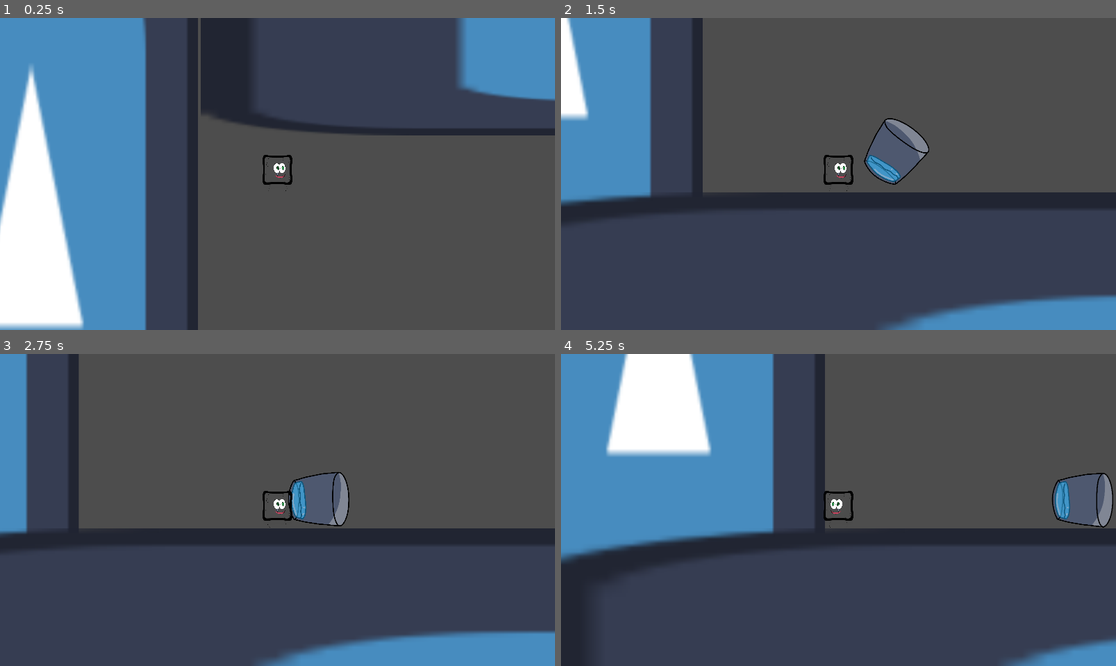
Above: before the commit, frames 1-4 (two rows, left to right).
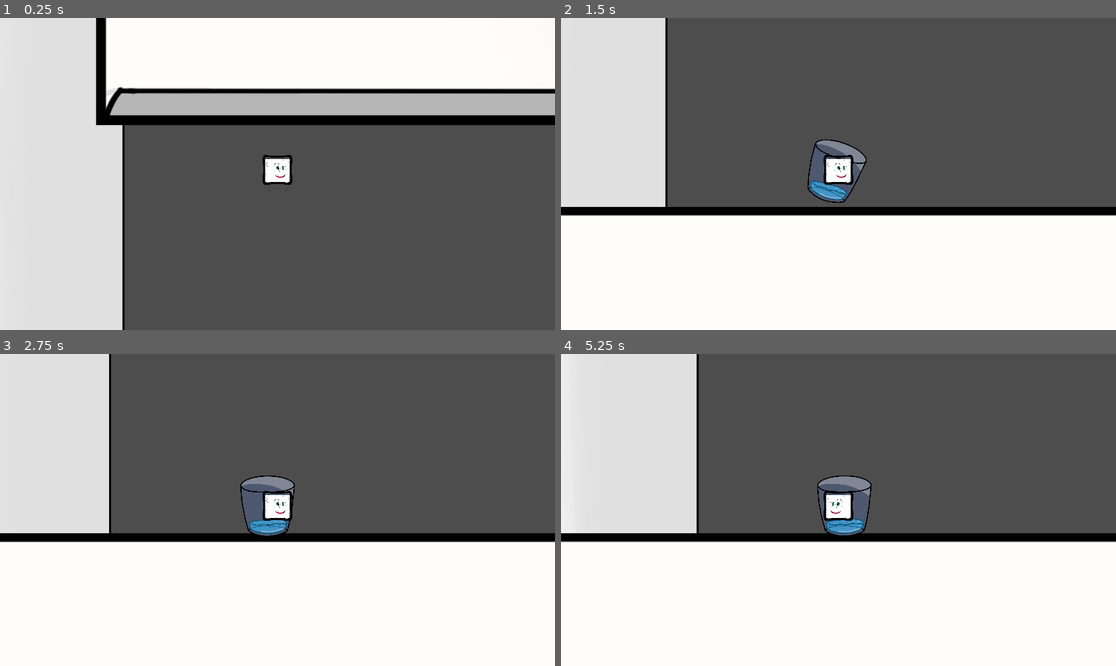
Above: after the commit, the same moments.

Repository: jacob-w-bonner/GGJ-2026
Game: Godot game, scene res://Scenes/Level 1 Rough.tscn
Same seed, same stepped clock (60 frames per second), same inputs: the game is played once before the commit and once after it. The engine's default icon, where the game draws it, is replaced by a stand-in: a white triangle on a blue panel in a dark square.
Inputs:
- Up to frame 1 (0.25 s): no input
- Up to frame 2 (1.5 s): tap Enter at 0.5 s; hold D (move_right) 0.53-1.28 s; hold J (absorb) 0.53-1.28 s; tap Space at 0.77 s; hold S (move_down) from 1.28 s (still down); tap J (absorb) at 1.35 s
- Up to frame 3 (2.75 s): tap Space at 1.52 s; release S (move_down) at 2.03 s; hold D (move_right) from 2.03 s (still down); hold K (equalize) from 2.03 s (still down); tap J (absorb) at 2.3 s
- Up to frame 4 (5.25 s): release D (move_right) at 2.78 s; release K (equalize) at 2.78 s; hold W (move_up) 2.78-3.53 s; tap L (splat) at 2.85 s; tap Space at 3.02, 3.77, 4.52 s; tap J (absorb) at 3.05, 4.35 s; hold J (absorb) 3.53-4.28 s; hold A (move_left) 3.53-5.03 s; hold S (move_down) from 5.03 s (still down); hold K (equalize) from 5.03 s (still down)

The runs differ from the first frame. In frame 1, 54% of the frame differs, in the area x 0-100%, y 0-100%; in frame 2, 59%; in frame 3, 58%; in frame 4, 69%.

Commit message:
Level 1 and 2 walls and floors changed

Diff:
--- a/ggj-2026/Scenes/Level 1 Rough.tscn
+++ b/ggj-2026/Scenes/Level 1 Rough.tscn
@@ -1,17 +1,18 @@
 [gd_scene format=3 uid="uid://cjb3sm2btdv6v"]
 
-[ext_resource type="PackedScene" uid="uid://bbos4y4dwl6dq" path="res://Scenes/player.tscn" id="1_7a54r"]
-[ext_resource type="Texture2D" uid="uid://bycdlvhpt3vg" path="res://icon.svg" id="3_htomu"]
+[ext_resource type="PackedScene" uid="uid://bbos4y4dwl6dq" path="res://Scenes/player.tscn" id="1_jxi4p"]
 [ext_resource type="PackedScene" uid="uid://dlb1vl8xplpsi" path="res://Scenes/Stool.tscn" id="4_4he20"]
 [ext_resource type="PackedScene" uid="uid://dbohlvldq1gmi" path="res://Scenes/absorbable_colour_red.tscn" id="4_htomu"]
-[ext_resource type="PackedScene" uid="uid://dqwdji1dib54q" path="res://Scenes/absorbable_colour_green.tscn" id="5_4he20"]
+[ext_resource type="PackedScene" uid="uid://c10s8ssfdf2kn" path="res://Scenes/absorbable_colour_green.tscn" id="5_4he20"]
 [ext_resource type="Script" uid="uid://da8mcsv5ayli0" path="res://Scenes/player_camera.gd" id="5_aksks"]
-[ext_resource type="PackedScene" uid="uid://ca3erfbuk0kh3" path="res://Scenes/absorbable_colour_white.tscn" id="5_hirra"]
+[ext_resource type="PackedScene" uid="uid://dwqtrhxe5oiob" path="res://Scenes/absorbable_colour_white.tscn" id="5_hirra"]
+[ext_resource type="Texture2D" uid="uid://bd3hai0llnuyq" path="res://Assets/Environment/Wall.png" id="7_bobo7"]
+[ext_resource type="Texture2D" uid="uid://dt8hb6wr6h4l2" path="res://Assets/Floor.png" id="7_jxi4p"]
 [ext_resource type="Texture2D" uid="uid://h7qsl2nskq04" path="res://Assets/Bucket.png" id="8_7a54r"]
 [ext_resource type="PackedScene" uid="uid://duh7wknhj5uc4" path="res://Scenes/level_exit_door.tscn" id="8_hirra"]
 
 [sub_resource type="RectangleShape2D" id="RectangleShape2D_r3mym"]
-size = Vector2(128, 128)
+size = Vector2(128, 128.1)
 
 [sub_resource type="RectangleShape2D" id="RectangleShape2D_rxhil"]
 size = Vector2(11, 128)
@@ -21,7 +22,8 @@
 
 [node name="Level 1" type="Node2D" unique_id=1129709678]
 
-[node name="Player" parent="." unique_id=522882859 instance=ExtResource("1_7a54r")]
+[node name="Player" parent="." unique_id=522882859 instance=ExtResource("1_jxi4p")]
+position = Vector2(181, 48.999996)
 
 [node name="PlayerCamera" type="Camera2D" parent="." unique_id=655621015 node_paths=PackedStringArray("player")]
 position = Vector2(573, 318)
@@ -81,7 +83,9 @@
 scale = Vector2(6, 20)
 
 [node name="Sprite2D" type="Sprite2D" parent="Bounds/LeftWall" unique_id=533191513]
-texture = ExtResource("3_htomu")
+position = Vector2(0.83332586, -22.324999)
+scale = Vector2(0.06363933, 0.112618096)
+texture = ExtResource("7_bobo7")
 
 [node name="CollisionShape2D" type="CollisionShape2D" parent="Bounds/LeftWall" unique_id=1074665853]
 shape = SubResource("RectangleShape2D_r3mym")
@@ -91,19 +95,25 @@
 scale = Vector2(60, 10)
 
 [node name="Sprite2D" type="Sprite2D" parent="Bounds/Floor" unique_id=915870049]
-texture = ExtResource("3_htomu")
+position = Vector2(0.125, 0.49999654)
+scale = Vector2(0.06265462, 0.17489874)
+texture = ExtResource("7_jxi4p")
 
 [node name="CollisionShape2D" type="CollisionShape2D" parent="Bounds/Floor" unique_id=1377600318]
+position = Vector2(0, -0.05000305)
 shape = SubResource("RectangleShape2D_r3mym")
 
 [node name="Ceiling" type="StaticBody2D" parent="Bounds" unique_id=1351640373]
-position = Vector2(1743, -261)
-scale = Vector2(30, 4)
+position = Vector2(1727.0001, -608)
+scale = Vector2(30, 10)
 
 [node name="Sprite2D" type="Sprite2D" parent="Bounds/Ceiling" unique_id=431356315]
-texture = ExtResource("3_htomu")
+position = Vector2(-0.5333309, -6.375007)
+scale = Vector2(0.06341147, 0.17780027)
+texture = ExtResource("7_bobo7")
 
 [node name="CollisionShape2D" type="CollisionShape2D" parent="Bounds/Ceiling" unique_id=1255616068]
+position = Vector2(0.20000076, -7)
 shape = SubResource("RectangleShape2D_r3mym")
 
 [node name="HallwayWall" type="StaticBody2D" parent="Bounds" unique_id=1481582349]
@@ -111,8 +121,9 @@
 scale = Vector2(0.5, 1.75)
 
 [node name="Sprite2D" type="Sprite2D" parent="Bounds/HallwayWall" unique_id=359074412]
-scale = Vector2(0.5, 1.75)
-texture = ExtResource("3_htomu")
+position = Vector2(1.9999475, 0.2856846)
+scale = Vector2(0.033203118, 0.30460757)
+texture = ExtResource("7_bobo7")
 
 [node name="CollisionShape2D" type="CollisionShape2D" parent="Bounds/HallwayWall" unique_id=128163495]
 scale = Vector2(0.5, 1.75)
@@ -123,8 +134,9 @@
 scale = Vector2(0.5, 1.75)
 
 [node name="Sprite2D" type="Sprite2D" parent="Bounds/HallwayWall2" unique_id=1054512818]
-scale = Vector2(0.5, 1.75)
-texture = ExtResource("3_htomu")
+position = Vector2(-1.9999657, -0.57144165)
+scale = Vector2(0.03124997, 0.30846345)
+texture = ExtResource("7_bobo7")
 
 [node name="CollisionShape2D" type="CollisionShape2D" parent="Bounds/HallwayWall2" unique_id=1450615891]
 scale = Vector2(0.5, 1.75)
@@ -132,12 +144,14 @@
 
 [node name="Ramp" type="StaticBody2D" parent="Bounds" unique_id=1703469897]
 z_index = -1
-position = Vector2(5066.9995, 693.9997)
+position = Vector2(4970, 679.99994)
 rotation = -0.5235988
 scale = Vector2(12, 8)
 
 [node name="Sprite2D" type="Sprite2D" parent="Bounds/Ramp" unique_id=99621517]
-texture = ExtResource("3_htomu")
+position = Vector2(-18.767994, -13.276061)
+scale = Vector2(0.081671886, 0.13583283)
+texture = ExtResource("7_jxi4p")
 
 [node name="CollisionShape2D" type="CollisionShape2D" parent="Bounds/Ramp" unique_id=76412600]
 shape = SubResource("RectangleShape2D_r3mym")
@@ -147,7 +161,9 @@
 scale = Vector2(15, 8)
 
 [node name="Sprite2D" type="Sprite2D" parent="Bounds/Floor2" unique_id=348586998]
-texture = ExtResource("3_htomu")
+position = Vector2(-0.43333375, 2.187499)
+scale = Vector2(0.061946616, 0.17830633)
+texture = ExtResource("7_jxi4p")
 
 [node name="CollisionShape2D" type="CollisionShape2D" parent="Bounds/Floor2" unique_id=1849883090]
 shape = SubResource("RectangleShape2D_r3mym")
@@ -157,19 +173,11 @@
 scale = Vector2(6, 20)
 
 [node name="Sprite2D" type="Sprite2D" parent="Bounds/RightWall" unique_id=297126794]
-texture = ExtResource("3_htomu")
+position = Vector2(0.08333397, 12.949996)
+scale = Vector2(0.062581405, 0.13495275)
+texture = ExtResource("7_bobo7")
 
 [node name="CollisionShape2D" type="CollisionShape2D" parent="Bounds/RightWall" unique_id=251259528]
-shape = SubResource("RectangleShape2D_r3mym")
-
-[node name="Ceiling2" type="StaticBody2D" parent="Bounds" unique_id=829945070]
-position = Vector2(1767.0001, -780)
-scale = Vector2(30, 4)
-
-[node name="Sprite2D" type="Sprite2D" parent="Bounds/Ceiling2" unique_id=1054477668]
-texture = ExtResource("3_htomu")
-
-[node name="CollisionShape2D" type="CollisionShape2D" parent="Bounds/Ceiling2" unique_id=1053304309]
 shape = SubResource("RectangleShape2D_r3mym")
 
 [node name="Ceiling3" type="StaticBody2D" parent="Bounds" unique_id=346246371]
@@ -177,7 +185,9 @@
 scale = Vector2(30, 4)
 
 [node name="Sprite2D" type="Sprite2D" parent="Bounds/Ceiling3" unique_id=296771911]
-texture = ExtResource("3_htomu")
+position = Vector2(-0.23333502, 1.4999883)
+scale = Vector2(0.06266277, 0.17543864)
+texture = ExtResource("7_bobo7")
 
 [node name="CollisionShape2D" type="CollisionShape2D" parent="Bounds/Ceiling3" unique_id=1677530011]
 shape = SubResource("RectangleShape2D_r3mym")
@@ -268,4 +278,4 @@
 
 [node name="LevelExitDoor" parent="." unique_id=860006878 node_paths=PackedStringArray("player_root") instance=ExtResource("8_hirra")]
 position = Vector2(6190, -210)
-player_root = NodePath("../Player")
+player_root = NodePath("")
--- a/ggj-2026/Scenes/Level 2 Rough.tscn
+++ b/ggj-2026/Scenes/Level 2 Rough.tscn
@@ -1,16 +1,17 @@
 [gd_scene format=3 uid="uid://dk2boiuytgpo7"]
 
-[ext_resource type="PackedScene" uid="uid://bbos4y4dwl6dq" path="res://Scenes/player_cells.tscn" id="1_7qgix"]
+[ext_resource type="PackedScene" uid="uid://bbos4y4dwl6dq" path="res://Scenes/player.tscn" id="1_7qgix"]
 [ext_resource type="Script" uid="uid://da8mcsv5ayli0" path="res://Scenes/player_camera.gd" id="2_3qduy"]
-[ext_resource type="Texture2D" uid="uid://bycdlvhpt3vg" path="res://icon.svg" id="3_08xsl"]
 [ext_resource type="PackedScene" uid="uid://bt7qfkrj2se5c" path="res://Scenes/absorbable_colour_Blue1.tscn" id="4_3qduy"]
 [ext_resource type="PackedScene" uid="uid://dlb1vl8xplpsi" path="res://Scenes/Stool.tscn" id="4_xelyp"]
 [ext_resource type="PackedScene" uid="uid://dw8h6vykcfwj2" path="res://Scenes/absorbable_colour_Blue2.tscn" id="5_n3ytq"]
 [ext_resource type="PackedScene" uid="uid://bbd07nly0r4ix" path="res://Scenes/absorbable_colour_Blue3.tscn" id="6_ut81y"]
-[ext_resource type="PackedScene" uid="uid://col47l7aoiclr" path="res://Scenes/absorbable_colour_black.tscn" id="8_iad6u"]
+[ext_resource type="PackedScene" uid="uid://04paepqokxy" path="res://Scenes/absorbable_colour_black.tscn" id="8_iad6u"]
 [ext_resource type="PackedScene" uid="uid://culjsn2xps7cm" path="res://Scenes/absorbable_colour_clear.tscn" id="8_srilc"]
 [ext_resource type="PackedScene" uid="uid://t0pyjrb4skuh" path="res://Scenes/absorbable_colour_Blue5.tscn" id="8_ut81y"]
-[ext_resource type="PackedScene" path="res://Scenes/level_exit_door.tscn" id="10_iad6u"]
+[ext_resource type="PackedScene" uid="uid://duh7wknhj5uc4" path="res://Scenes/level_exit_door.tscn" id="10_iad6u"]
+[ext_resource type="Texture2D" uid="uid://bd3hai0llnuyq" path="res://Assets/Environment/Wall.png" id="10_oiix8"]
+[ext_resource type="Texture2D" uid="uid://dt8hb6wr6h4l2" path="res://Assets/Floor.png" id="10_twopq"]
 
 [sub_resource type="Theme" id="Theme_7qgix"]
 default_font_size = 48
@@ -295,7 +296,9 @@
 scale = Vector2(6, 20)
 
 [node name="Sprite2D" type="Sprite2D" parent="Bounds/LeftWall" unique_id=533191513]
-texture = ExtResource("3_08xsl")
+position = Vector2(-0.4999962, -17.750004)
+scale = Vector2(0.0616862, 0.12537111)
+texture = ExtResource("10_twopq")
 
 [node name="CollisionShape2D" type="CollisionShape2D" parent="Bounds/LeftWall" unique_id=1074665853]
 shape = SubResource("RectangleShape2D_r3mym")
@@ -305,7 +308,9 @@
 scale = Vector2(60, 10)
 
 [node name="Sprite2D" type="Sprite2D" parent="Bounds/Floor" unique_id=915870049]
-texture = ExtResource("3_08xsl")
+position = Vector2(0.30833554, 1.1499968)
+scale = Vector2(0.06284994, 0.17719297)
+texture = ExtResource("10_twopq")
 
 [node name="CollisionShape2D" type="CollisionShape2D" parent="Bounds/Floor" unique_id=1377600318]
 shape = SubResource("RectangleShape2D_r3mym")
@@ -315,7 +320,9 @@
 scale = Vector2(45, 4)
 
 [node name="Sprite2D" type="Sprite2D" parent="Bounds/Ceiling" unique_id=431356315]
-texture = ExtResource("3_08xsl")
+position = Vector2(8.02222, -2.2499995)
+scale = Vector2(0.07085504, 0.17273955)
+texture = ExtResource("10_twopq")
 
 [node name="CollisionShape2D" type="CollisionShape2D" parent="Bounds/Ceiling" unique_id=1255616068]
 shape = SubResource("RectangleShape2D_r3mym")
@@ -325,8 +332,9 @@
 scale = Vector2(0.5, 1.75)
 
 [node name="Sprite2D" type="Sprite2D" parent="Bounds/HallwayWall" unique_id=359074412]
-scale = Vector2(0.5, 1.75)
-texture = ExtResource("3_08xsl")
+position = Vector2(-2.0000381, 4.2857265)
+scale = Vector2(0.033203006, 0.29843846)
+texture = ExtResource("10_twopq")
 
 [node name="CollisionShape2D" type="CollisionShape2D" parent="Bounds/HallwayWall" unique_id=128163495]
 scale = Vector2(0.5, 1.75)
@@ -337,8 +345,9 @@
 scale = Vector2(0.5, 1.75)
 
 [node name="Sprite2D" type="Sprite2D" parent="Bounds/HallwayWall2" unique_id=1054512818]
-scale = Vector2(0.5, 1.75)
-texture = ExtResource("3_08xsl")
+position = Vector2(-0.9996948, 0.28571224)
+scale = Vector2(0.030273288, 0.31077695)
+texture = ExtResource("10_twopq")
 
 [node name="CollisionShape2D" type="CollisionShape2D" parent="Bounds/HallwayWall2" unique_id=1450615891]
 scale = Vector2(0.5, 1.75)
@@ -349,7 +358,9 @@
 scale = Vector2(6, 20)
 
 [node name="Sprite2D" type="Sprite2D" parent="Bounds/RightWall" unique_id=297126794]
-texture = ExtResource("3_08xsl")
+position = Vector2(1.0000076, 2.1000013)
+scale = Vector2(0.06315106, 0.1757085)
+texture = ExtResource("10_oiix8")
 
 [node name="CollisionShape2D" type="CollisionShape2D" parent="Bounds/RightWall" unique_id=251259528]
 shape = SubResource("RectangleShape2D_r3mym")
Not shown: 1 places in ggj-2026/Scenes/player.tscn that only renumber resources
